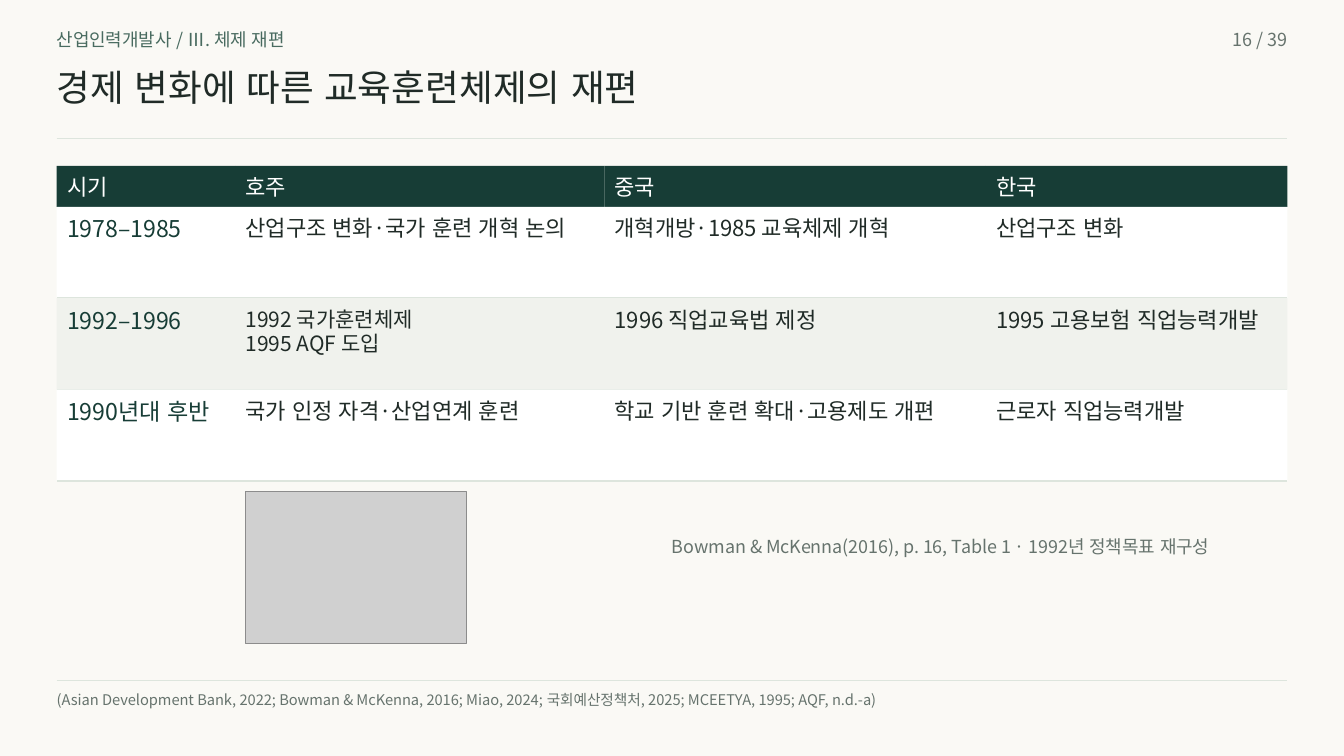
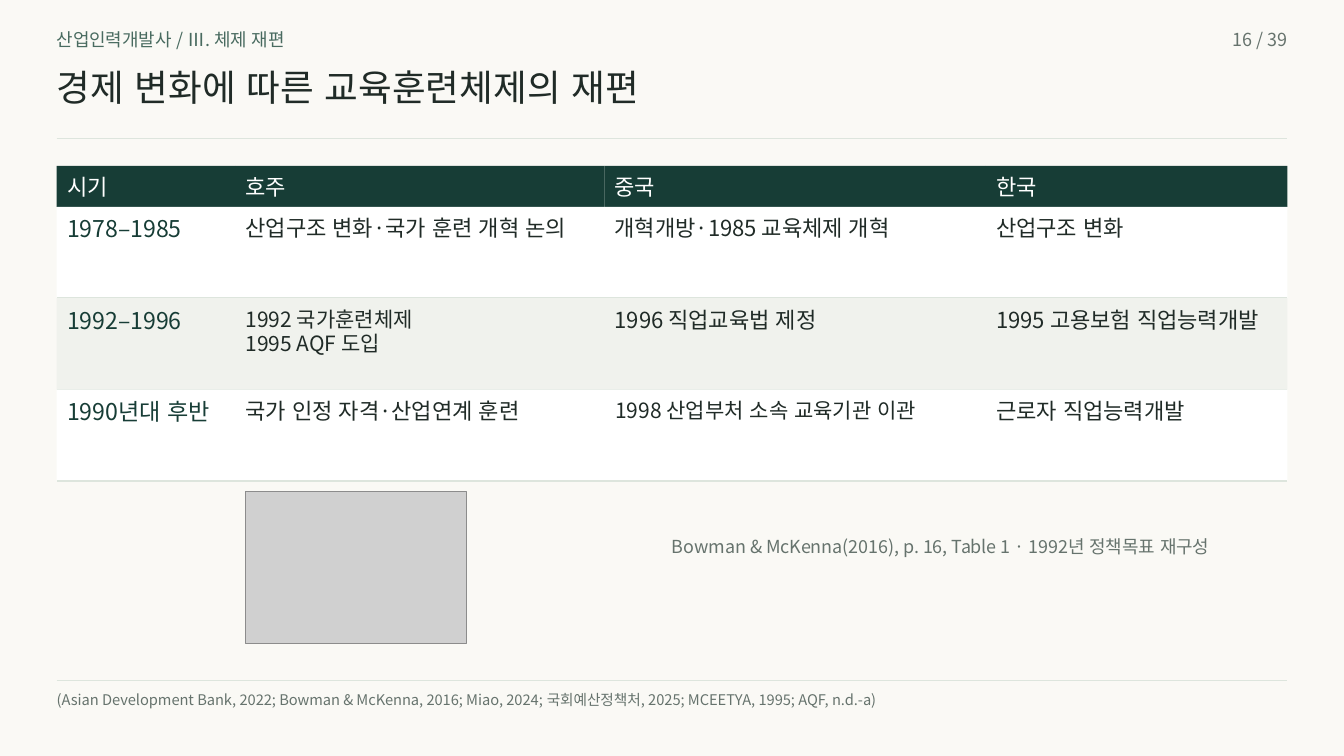
Before and after one commit to 01Chungee10/vet-history-rehearsal, a slide deck: slide 16 of au-cn-2026/presentation.pptx. Drawn at 1344x756 pixels with LibreOffice and Linux fonts; fonts in the diff are those of the drawing; grey boxes stand for pictures. Boxes give left, top, right and bottom in pixels: in the first picture for what was removed or moved away, otherwise in the second. Text is boxed around its words. In the diff, an @@ line names an element or a change of style, - is before the commit and + after.

```diff
--- a/au-cn-2026/presentation.pptx
+++ b/au-cn-2026/presentation.pptx
@@ text at <box>615,400,916,420</box>: text changed; size 15.8 to 15 pt @@
-학교 기반 훈련 확대·고용제도 개편
+1998 산업부처 소속 교육기관 이관
```
Also in this commit, not shown: 8 other slides changed, 19 other files.
